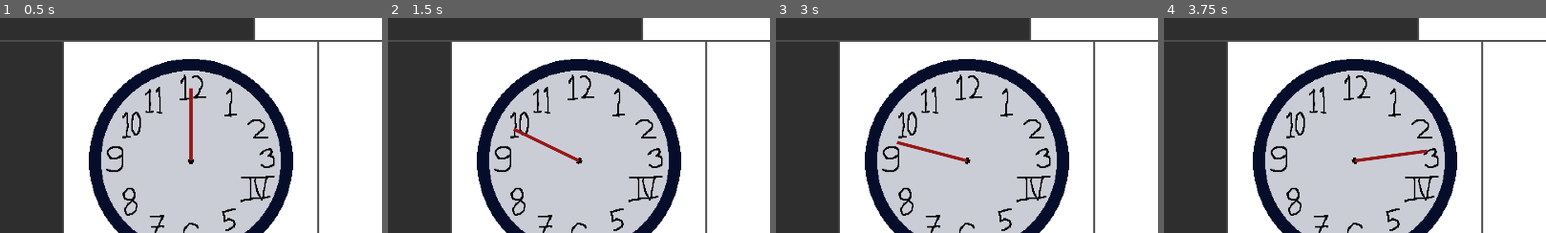
Above: before the commit, frames 1-4 (left to right).
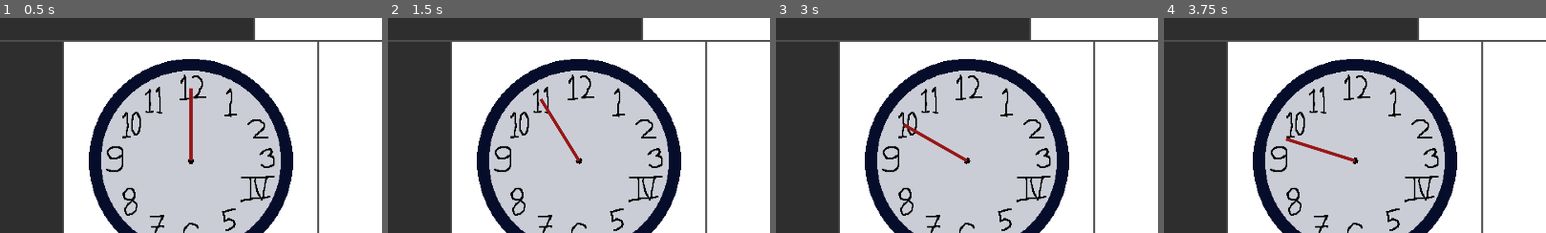
Above: after the commit, the same moments.

Repository: Aarfdark/gmtk-2026
Game: Godot game, scene res://main/main_hud.tscn
Two runs of this game, one before a commit and one after it. Both use one fixed random seed, a clock stepped at 60 frames per second and the inputs below.
Inputs (mouse positions are % of the whole screen's width and height, from its top left):
- Up to frame 1 (0.5 s): no input
- Up to frame 2 (1.5 s): tap Enter at 0.5 s; move the mouse to (50, 63) at 0.52 s; press the mouse at (50, 63) at 0.53 s; tap Space at 1.25 s; move the mouse to (30, 55) at 1.27 s; release the mouse at (30, 55) at 1.28 s; click (30, 55) at 1.35 s
- Up to frame 3 (3 s): move the mouse to (60, 28) at 2.02 s; press the mouse at (60, 28) at 2.03 s; tap Enter at 2.75 s; move the mouse to (45, 70) at 2.77 s; release the mouse at (45, 70) at 2.78 s; click (45, 70) at 2.85 s
- Up to frame 4 (3.75 s): move the mouse to (80, 65) at 3.52 s; press the mouse at (80, 65) at 3.53 s
The pictures show only the part of the screen within x 25-75%, y 39-89%; the shares and areas given below are measured in that part.

Frame 1 is identical in both runs. In frame 2, 0.6% of the frame differs, in the area x 32-51%, y 37-68%; in frame 3, 0.6%; in frame 4, 0.7%, in the area x 31-69%, y 55-68%.

Commit message:
Improve clock movement

Diff:
--- /dev/null
+++ b/src/_global/utils.gd
@@ -0,0 +1,6 @@
+class_name Utils
+extends Object
+
+
+static func exp_decay(a: float, b: float, delta: float, decay: float = 16) -> float:
+	return b + (a - b) * exp(-decay * delta)
--- a/src/clock/clock.gd
+++ b/src/clock/clock.gd
@@ -2,35 +2,21 @@
 
 signal revolution_completed
 
+@export_range(1, 25, 0.5) var follow_rate: float = 8
+
 @onready var hand: Node2D = $Hand
-@onready var hand_pos := hand.global_position
 @onready var last_rotation := hand.rotation
 
-var hovering_hand := false
-var grabbing_hand := false
+var hovering := false
+var grabbing := false
 var progress: float = 0.0
-var rot_speed: float = PI / 45
-var angle_threshold = PI / 60
-
-var debug = 0
 
 
-func _physics_process(_delta: float) -> void:
-	if not grabbing_hand:
+func _physics_process(delta: float) -> void:
+	if not grabbing:
 		return
 
-	hand.look_at(get_global_mouse_position())
-	#var hand_to_mouse_vec := get_global_mouse_position() - position
-	#var hand_to_mouse_dir := atan2(hand_to_mouse_vec.y, hand_to_mouse_vec.x)
-	#
-	#if hand.rotation + hand_to_mouse_dir < angle_threshold:
-	#hand.look_at(get_global_mouse_position())
-	#if hand.rotation > hand_to_mouse_dir + angle_threshold:
-	#hand.rotate(-rot_speed)
-	#elif hand.rotation < hand_to_mouse_dir - angle_threshold:
-	#hand.rotate(rot_speed)
-	#else:
-	#hand.look_at(get_global_mouse_position())
+	_drag_towards_mouse(delta)
 
 	progress += hand.rotation - last_rotation
 	last_rotation = hand.rotation
@@ -41,25 +27,33 @@
 	elif progress >= TAU:  # one clockwise rotation (doesn't do anything)
 		progress -= TAU
 
-	############# DEBUG #############
-	#if debug == (1)*60:
-	#debug = 0
-	#print("hand_rotation: %f | hand_to_mouse_dir: %f" % [hand.rotation, hand_to_mouse_dir])
-	#debug += 1
-	############# DEBUG #############
-
 
 func _input(event: InputEvent) -> void:
 	if event.is_action_pressed("grab"):
-		if hovering_hand:
-			grabbing_hand = not grabbing_hand
+		if hovering:
+			grabbing = not grabbing
 		else:
-			grabbing_hand = false
+			grabbing = false
+
+
+func _drag_towards_mouse(delta: float) -> void:
+	var target_angle: float = get_angle_to(get_global_mouse_position())
+	var starting_angle: float = hand.rotation
+	var dist: float = starting_angle - target_angle
+	if abs(dist + TAU) < abs(dist):
+		starting_angle += TAU
+		progress -= TAU
+	elif abs(dist - TAU) < abs(dist):
+		starting_angle -= TAU
+		progress += TAU
+	# slower if going the wrong way
+	var decay: float = 1.0 if starting_angle < target_angle else follow_rate
+	hand.rotation = Utils.exp_decay(starting_angle, target_angle, delta, decay)
 
 
 func _on_area_2d_mouse_entered() -> void:
-	hovering_hand = true
+	hovering = true
 
 
 func _on_area_2d_mouse_exited() -> void:
-	hovering_hand = false
+	hovering = false
--- a/src/clock/clock.tscn
+++ b/src/clock/clock.tscn
@@ -4,8 +4,8 @@
 [ext_resource type="Texture2D" uid="uid://ccq5mvu05av0p" path="res://clock/clock_face.png" id="1_vx6em"]
 [ext_resource type="Texture2D" uid="uid://bomi4ing376mx" path="res://clock/second_hand.png" id="2_ru58x"]
 
-[sub_resource type="RectangleShape2D" id="RectangleShape2D_q1squ"]
-size = Vector2(206, 98)
+[sub_resource type="CircleShape2D" id="CircleShape2D_twvga"]
+radius = 225.0
 
 [node name="Clock" type="Node2D" unique_id=2103397852]
 script = ExtResource("1_fk4wj")
@@ -20,8 +20,7 @@
 [node name="Area2D" type="Area2D" parent="Hand" unique_id=2122588955]
 
 [node name="CollisionShape2D" type="CollisionShape2D" parent="Hand/Area2D" unique_id=1760554403]
-position = Vector2(102, -3)
-shape = SubResource("RectangleShape2D_q1squ")
+shape = SubResource("CircleShape2D_twvga")
 
 [connection signal="mouse_entered" from="Hand/Area2D" to="." method="_on_area_2d_mouse_entered"]
 [connection signal="mouse_exited" from="Hand/Area2D" to="." method="_on_area_2d_mouse_exited"]
Not shown, added: src/_global/utils.gd.uid
